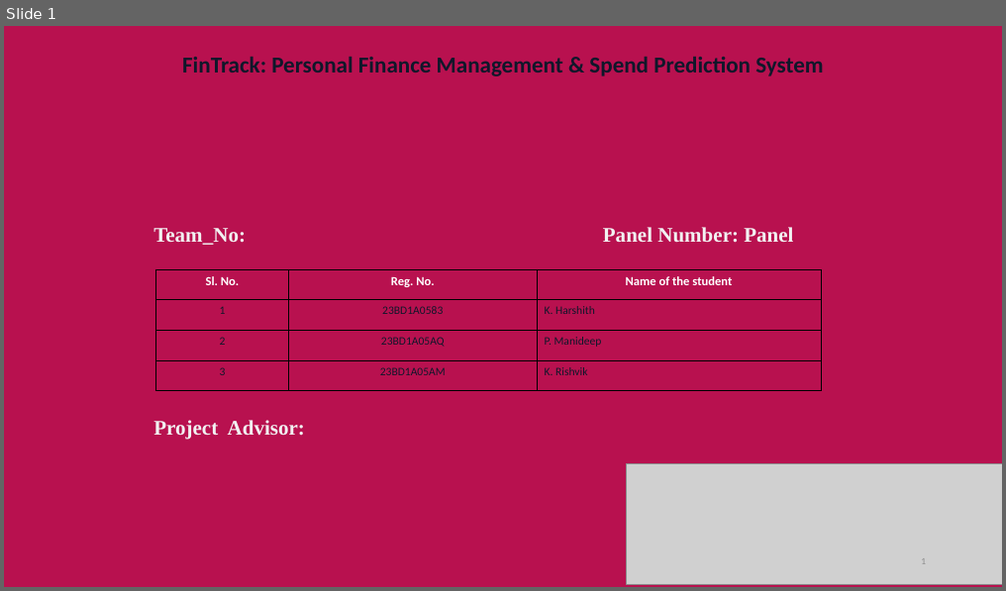
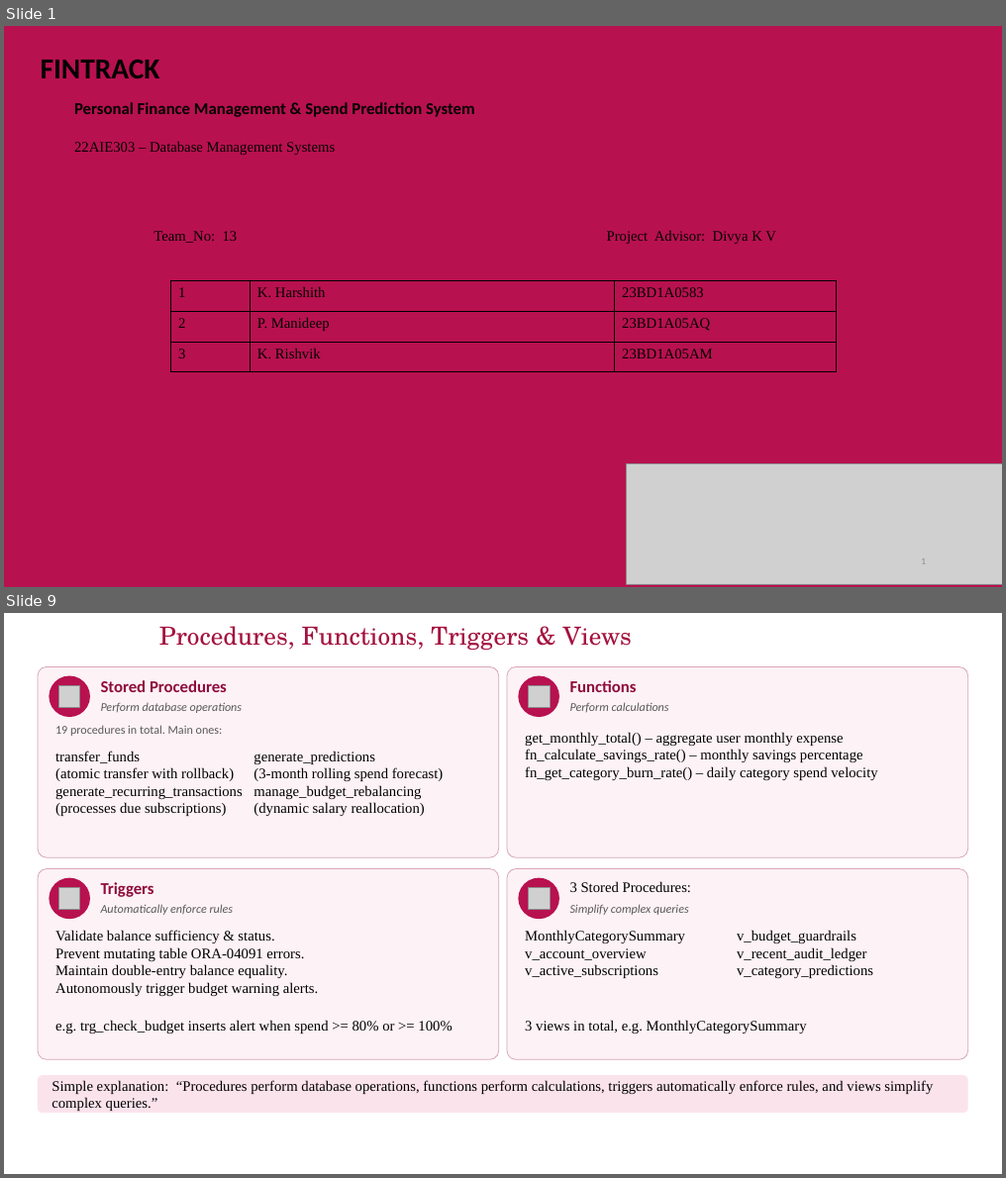
Before and after one commit to harshithchowdary999/Fintrack, a slide deck: FinTrack_Presentation.pptx. Shown one above the other, each under a label of ours: slide 1 before the commit, slides 1 and 9 after it; the slides between them are not shown. The pictures are 1006x591 and 1006x1178 pixels, drawn with LibreOffice and Linux fonts; fonts in the diff are those of the drawing; grey boxes stand for pictures; background and template pictures are left out. Boxes give left, top, right and bottom in pixels: in the first picture for what was removed or moved away, otherwise in the second. Text is boxed around its words. In the diff, an @@ line names an element or a change of style, - is before the commit and + after.

Commit message:
Update FinTrack presentation with exact Amrita DBMS 12-slide template structure and visual diagrams

```diff
--- a/FinTrack_Presentation.pptx
+++ b/FinTrack_Presentation.pptx
@@ slide 9 added at (x1=4, y1=613, x2=1002, y2=1174), background #FFFFFF @@
@@ title added at (x1=159, y1=626, x2=632, y2=650), 24 pt, text #A4123F @@
+Procedures, Functions, Triggers & Views
@@ rounded rectangle added at (x1=38, y1=666, x2=499, y2=858), fill #FDF2F6, outline #D9A5B8 0.75 pt @@
@@ rounded rectangle added at (x1=507, y1=666, x2=968, y2=858), fill #FDF2F6, outline #D9A5B8 0.75 pt @@
@@ ellipse added at (x1=49, y1=676, x2=90, y2=717), fill #B8114F @@
@@ picture added at (x1=58, y1=685, x2=80, y2=707) @@
@@ text added at (x1=101, y1=680, x2=227, y2=692), 16 pt, text #8E0D3C, bold @@
+Stored Procedures
@@ ellipse added at (x1=519, y1=676, x2=559, y2=717), fill #B8114F @@
@@ picture added at (x1=528, y1=685, x2=549, y2=707) @@
@@ text added at (x1=570, y1=680, x2=637, y2=692), 16 pt, text #8E0D3C, bold @@
+Functions
@@ text added at (x1=55, y1=725, x2=223, y2=736), 11.5 pt, text #595959 @@
+19 procedures in total. Main ones:
@@ text added at (x1=101, y1=702, x2=242, y2=713), 11.5 pt, text #595959, italic @@
+Perform database operations
@@ text added at (x1=570, y1=702, x2=669, y2=712), 11.5 pt, text #595959, italic @@
+Perform calculations
@@ text added at (x1=55, y1=751, x2=243, y2=816), 14 pt, text #000000 @@
+transfer_funds
+(atomic transfer with rollback)
+generate_recurring_transactions
+(processes due subscriptions)
@@ text added at (x1=253, y1=751, x2=443, y2=816), 14 pt, text #000000 @@
+generate_predictions
+(3-month rolling spend forecast)
+manage_budget_rebalancing
+(dynamic salary reallocation)
@@ text added at (x1=525, y1=732, x2=877, y2=780), 14 pt, text #000000 @@
+get_monthly_total() – aggregate user monthly expense
+fn_calculate_savings_rate() – monthly savings percentage
+fn_get_category_burn_rate() – daily category spend velocity
@@ rounded rectangle added at (x1=38, y1=869, x2=499, y2=1059), fill #FDF2F6, outline #D9A5B8 0.75 pt @@
@@ ellipse added at (x1=49, y1=878, x2=90, y2=919), fill #B8114F @@
@@ rounded rectangle added at (x1=507, y1=869, x2=968, y2=1059), fill #FDF2F6, outline #D9A5B8 0.75 pt @@
@@ ellipse added at (x1=519, y1=878, x2=559, y2=919), fill #B8114F @@
@@ picture added at (x1=58, y1=888, x2=80, y2=909) @@
@@ text added at (x1=101, y1=882, x2=154, y2=897), 16 pt, text #8E0D3C, bold @@
+Triggers
@@ text added at (x1=101, y1=904, x2=234, y2=915), 11.5 pt, text #595959, italic @@
+Automatically enforce rules
@@ picture added at (x1=528, y1=888, x2=549, y2=909) @@
@@ text added at (x1=570, y1=881, x2=691, y2=892), 14 pt, text #000000 @@
+3 Stored Procedures:
@@ text added at (x1=570, y1=904, x2=689, y2=915), 11.5 pt, text #595959, italic @@
+Simplify complex queries
@@ text added at (x1=55, y1=930, x2=319, y2=996), 14 pt, text #000000 @@
+Validate balance sufficiency & status.
+Prevent mutating table ORA-04091 errors.
+Maintain double-entry balance equality.
+Autonomously trigger budget warning alerts.
@@ text added at (x1=525, y1=930, x2=685, y2=978), 14 pt, text #000000 @@
+MonthlyCategorySummary
+v_account_overview
+v_active_subscriptions
@@ text added at (x1=737, y1=930, x2=873, y2=978), 14 pt, text #000000 @@
+v_budget_guardrails
+v_recent_audit_ledger
+v_category_predictions
@@ text added at (x1=55, y1=1020, x2=451, y2=1034), 14 pt, text #000000 @@
+e.g. trg_check_budget inserts alert when spend >= 80% or >= 100%
@@ text added at (x1=525, y1=1020, x2=807, y2=1034), 14 pt, text #000000 @@
+3 views in total, e.g. MonthlyCategorySummary
@@ rounded rectangle added at (x1=38, y1=1075, x2=968, y2=1113), fill #FBE3EC @@
@@ text added at (x1=52, y1=1080, x2=933, y2=1111), 14 pt, text #000000 @@
+Simple explanation: “Procedures perform database operations, functions perform calculations, triggers automatically enforce rules, and views simplify complex queries.”
@@ page number added at (x1=14, y1=1144, x2=76, y2=1173), 12 pt, text #FFFFFF @@
+9
@@ slide 1 changed as well @@
@@ text added at (x1=41, y1=59, x2=160, y2=78), 28 pt, text #000000, bold @@
+FINTRACK
@@ text at (x1=74, y1=102, x2=475, y2=117): text changed; size 22 to 16 pt; text colour #0F172A to #000000 @@
-FinTrack: Personal Finance Management & Spend Prediction System
+Personal Finance Management & Spend Prediction System
@@ text added at (x1=74, y1=142, x2=335, y2=155), 14 pt, text #000000 @@
+22AIE303 – Database Management Systems
@@ text at (x1=153, y1=231, x2=776, y2=244): text changed; size 20 to 14 pt; text colour #F2F2F2 to #000000; bold off @@
-Team_No: Panel Number: Panel
-Project Advisor:
+Team_No: 13 Project Advisor: Divya K V
@@ table at (x1=171, y1=281, x2=837, y2=372) @@
-row 1: Sl. No. | Reg. No. | Name of the student
-row 2: 1 | 23BD1A0583 | K. Harshith
-row 3: 2 | 23BD1A05AQ | P. Manideep
-row 4: 3 | 23BD1A05AM | K. Rishvik
+row 1: 1 | K. Harshith | 23BD1A0583
+row 2: 2 | P. Manideep | 23BD1A05AQ
+row 3: 3 | K. Rishvik | 23BD1A05AM
@@ table resized from (x1=156, y1=271, x2=822, y2=379) to (x1=171, y1=281, x2=837, y2=372) @@
```
Also in this commit, not shown: 1 other slide changed, 9 other slides added, 21 slides removed.
